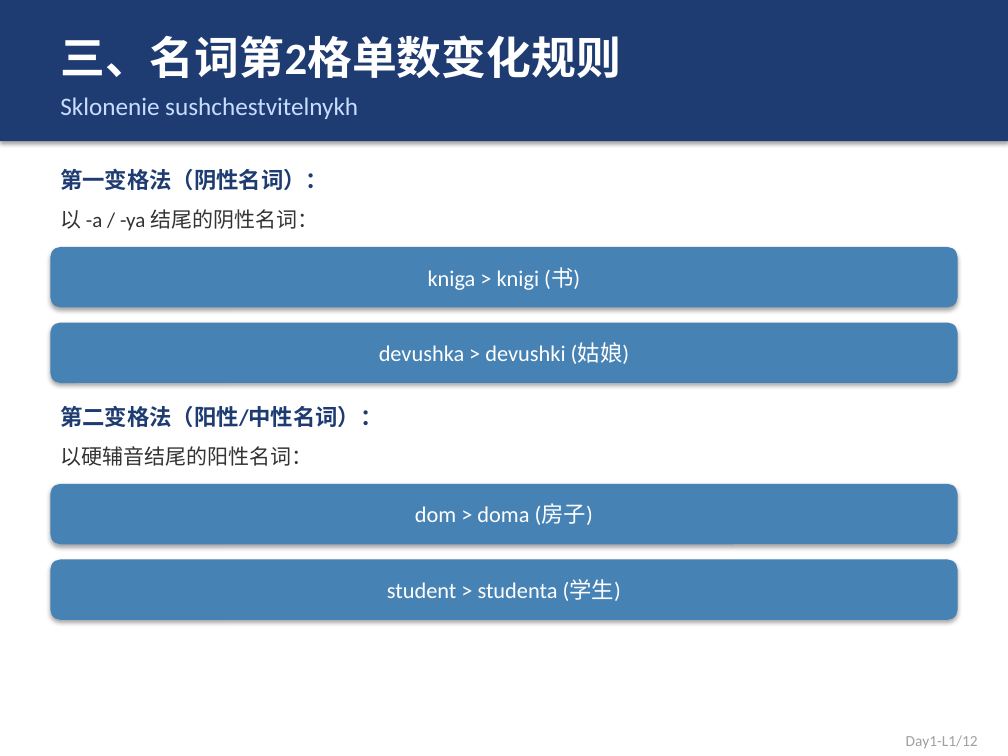
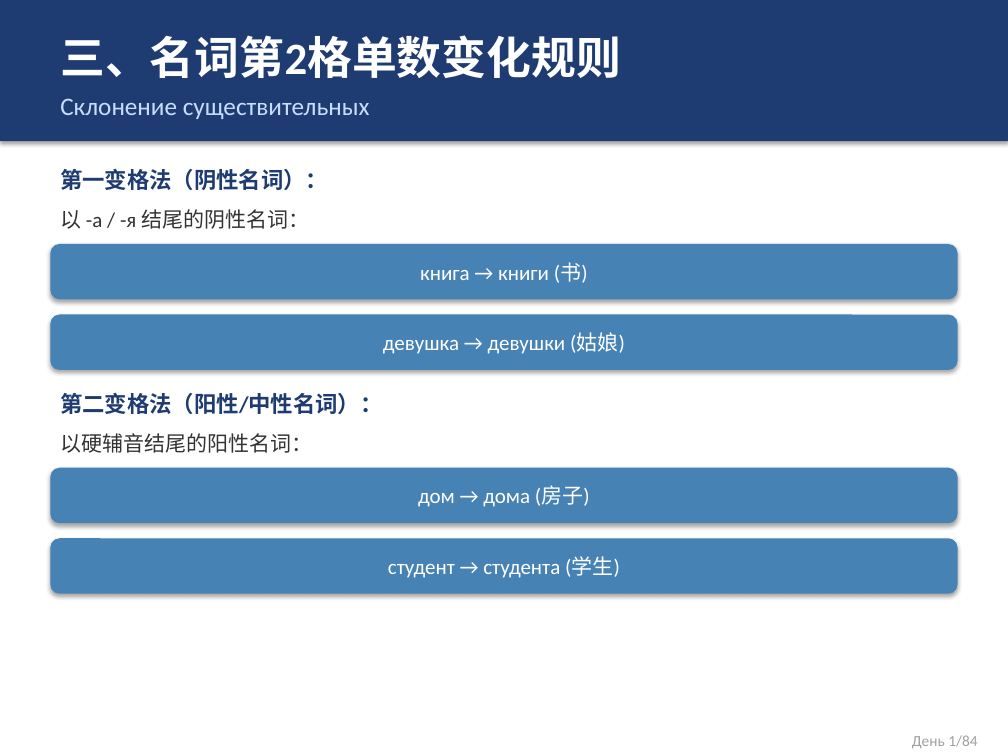
Before and after one commit to leon-lee-sys/openclaw-backup, a slide deck: slide 4 of courses/俄语课件/俄语_Day1_L1.pptx. Drawn at 1008x756 pixels with LibreOffice and Linux fonts; fonts in the diff are those of the drawing. Boxes give left, top, right and bottom in pixels: in the first picture for what was removed or moved away, otherwise in the second. Text is boxed around its words. In the diff, an @@ line names an element or a change of style, - is before the commit and + after.

```diff
--- a/courses/俄语课件/俄语_Day1_L1.pptx
+++ b/courses/俄语课件/俄语_Day1_L1.pptx
@@ text at <box>60,98,370,119</box>: text changed @@
-Sklonenie sushchestvitelnykh
+Склонение существительных
@@ text at <box>60,209,309,229</box>: text changed @@
-以 -a / -ya 结尾的阴性名词：
+以 -а / -я 结尾的阴性名词：
@@ rounded rectangle "книга → книги (书)": place and size @@
-rounded rectangle "книга → книги (书)" at <box>50,247,958,307</box>
+rounded rectangle "книга → книги (书)" at <box>50,244,958,299</box>
@@ text in rounded rectangle at <box>420,262,588,283</box>: text changed; size 16 to 15 pt @@
-kniga > knigi (书)
+книга → книги (书)
@@ rounded rectangle "девушка → девушки (姑娘)": place and size @@
-rounded rectangle "девушка → девушки (姑娘)" at <box>50,323,958,383</box>
+rounded rectangle "девушка → девушки (姑娘)" at <box>50,314,958,370</box>
@@ text in rounded rectangle at <box>383,333,625,354</box>: text changed; size 16 to 15 pt @@
-devushka > devushki (姑娘)
+девушка → девушки (姑娘)
@@ text "第二变格法（阳性/中性名词）：": place and size @@
-text "第二变格法（阳性/中性名词）：" at <box>60,406,382,427</box>
+text "第二变格法（阳性/中性名词）：" at <box>60,393,382,414</box>
@@ text "以硬辅音结尾的阳性名词：": place and size @@
-text "以硬辅音结尾的阳性名词：" at <box>60,446,312,466</box>
+text "以硬辅音结尾的阳性名词：" at <box>60,433,312,453</box>
@@ rounded rectangle "дом → дома (房子)": place and size @@
-rounded rectangle "дом → дома (房子)" at <box>50,484,958,544</box>
+rounded rectangle "дом → дома (房子)" at <box>50,468,958,523</box>
@@ text in rounded rectangle at <box>418,486,590,507</box>: text changed; size 16 to 15 pt @@
-dom > doma (房子)
+дом → дома (房子)
@@ rounded rectangle "студент → студента (学生)": place and size @@
-rounded rectangle "студент → студента (学生)" at <box>50,559,958,620</box>
+rounded rectangle "студент → студента (学生)" at <box>50,538,958,594</box>
@@ text in rounded rectangle at <box>388,556,620,578</box>: text changed; size 16 to 15 pt @@
-student > studenta (学生)
+студент → студента (学生)
@@ text at <box>912,735,977,748</box>: text changed @@
-Day1-L1/12
+День 1/84
```
Also in this commit, not shown: 9 other slides changed, 2 slides removed, 10 other files.
